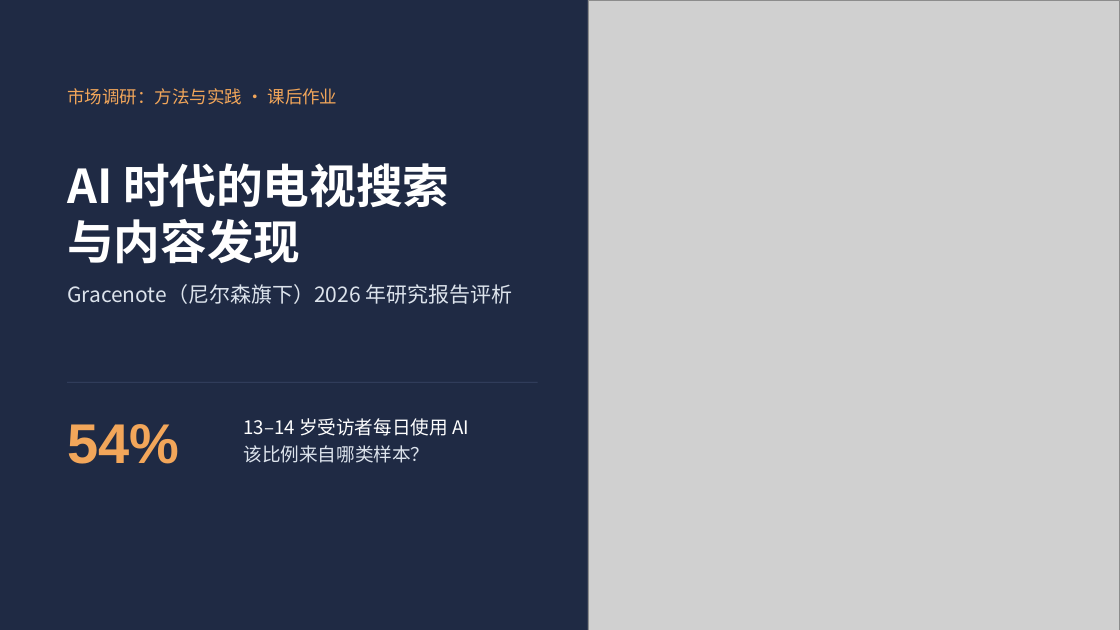
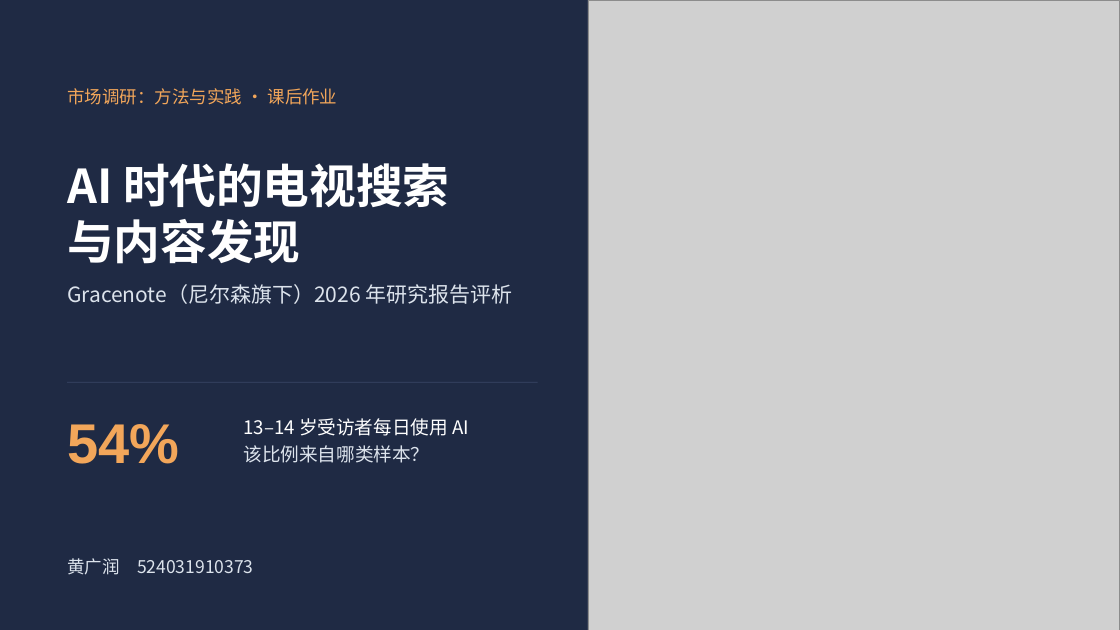
Before and after one commit to jayleo113/ppt, a slide deck: slide 1 of Gracenote报告解读_课堂汇报.pptx. Drawn at 1120x630 pixels with LibreOffice and Linux fonts; fonts in the diff are those of the drawing; grey boxes stand for pictures. Boxes give left, top, right and bottom in pixels: in the first picture for what was removed or moved away, otherwise in the second. Text is boxed around its words. In the diff, an @@ line names an element or a change of style, - is before the commit and + after.

```diff
--- a/Gracenote报告解读_课堂汇报.pptx
+++ b/Gracenote报告解读_课堂汇报.pptx
@@ text added at [67,558,253,575], 15 pt, text #DCE3EC @@
+黄广润 524031910373
```
Also in this commit, not shown: 2 other slides changed, 2 slides removed, 9 other files.
